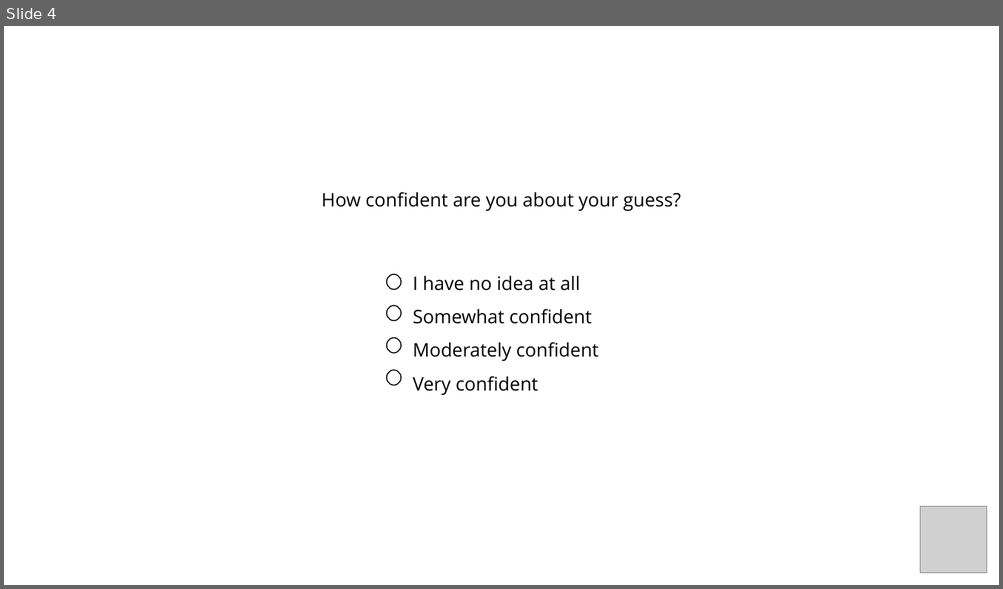
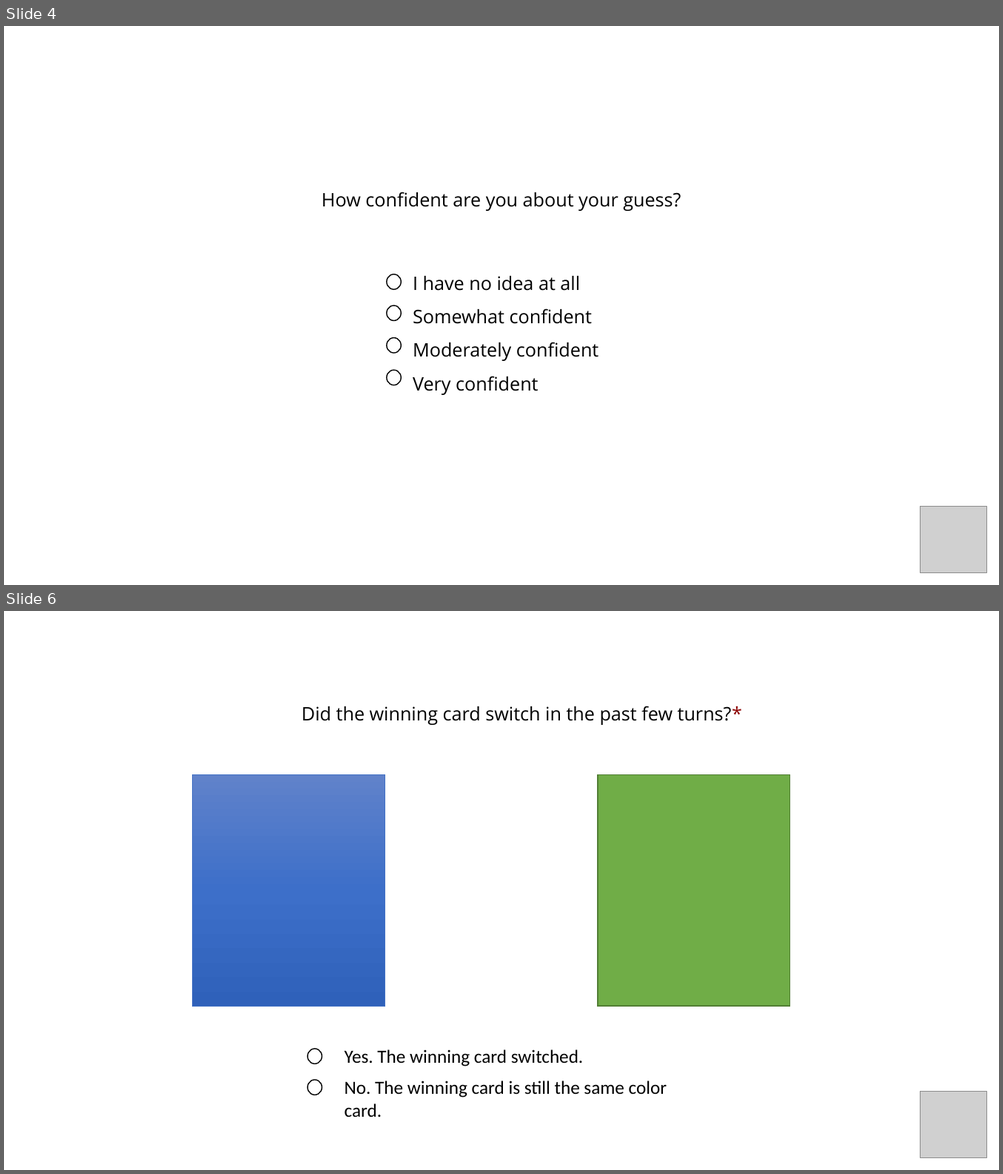
Before and after one commit to LillianXu2019/LUX-RL, a slide deck: images/instructions/manipulation_question_inst.pptx. Shown one above the other, each under a label of ours: slide 4 before the commit, slides 4 and 6 after it; the slides between them are not shown. The pictures are 1003x589 and 1003x1174 pixels, drawn with LibreOffice and Linux fonts; fonts in the diff are those of the drawing; grey boxes stand for pictures. Boxes give left, top, right and bottom in pixels: in the first picture for what was removed or moved away, otherwise in the second. Text is boxed around its words. In the diff, an @@ line names an element or a change of style, - is before the commit and + after.

Commit message:
add switch positions

```diff
--- a/images/instructions/manipulation_question_inst.pptx
+++ b/images/instructions/manipulation_question_inst.pptx
@@ slide 6 added at bbox=[4, 611, 999, 1170], background #FFFFFF @@
@@ text added at bbox=[301, 706, 742, 725], 18 pt, text #000000 @@
+Did the winning card switch in the past few turns?*
@@ rectangle added at bbox=[193, 775, 385, 1006], fill gradient #6183CB to #3E70CA to #3062BB, outline #4472C4 0.5 pt @@
@@ rectangle added at bbox=[598, 775, 791, 1006], fill #70AD47, outline #538035 1 pt @@
@@ group added at bbox=[307, 1049, 667, 1098]: 2 ellipses, 2 texts @@
+Yes. The winning card switched.
+No. The winning card is still the same color card.
@@ picture added at bbox=[920, 1091, 987, 1158] @@
```
Also in this commit, not shown: 2 other slides added.
